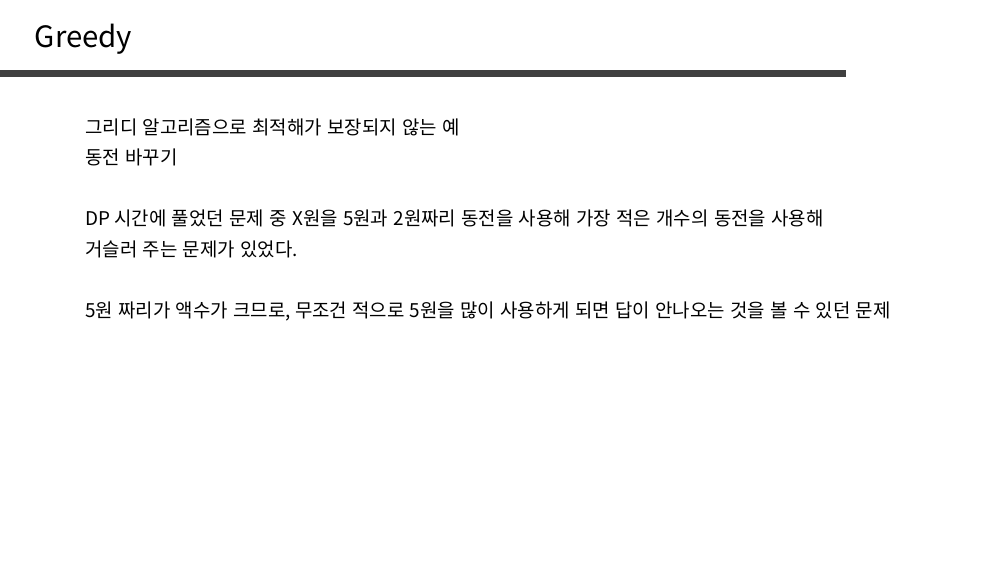
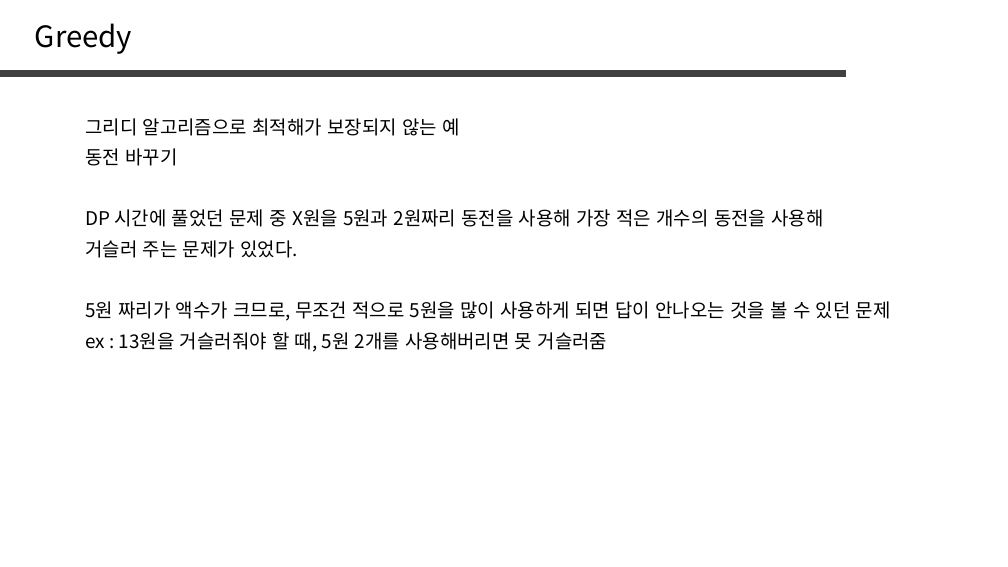
Before and after one commit to jaehoo1/PS-study, a slide deck: slide 5 of study/6_Greedy.pptx. Drawn at 1008x567 pixels with LibreOffice and Linux fonts; fonts in the diff are those of the drawing. Boxes give left, top, right and bottom in pixels: in the first picture for what was removed or moved away, otherwise in the second. Text is boxed around its words. In the diff, an @@ line names an element or a change of style, - is before the commit and + after.

```diff
--- a/study/6_Greedy.pptx
+++ b/study/6_Greedy.pptx
@@ text added at [85, 332, 608, 352], 18 pt, text #000000 @@
+ex : 13원을 거슬러줘야 할 때, 5원 2개를 사용해버리면 못 거슬러줌
```
Also in this commit, not shown: 2 other slides changed, 10 slides added, 11 slides removed.
